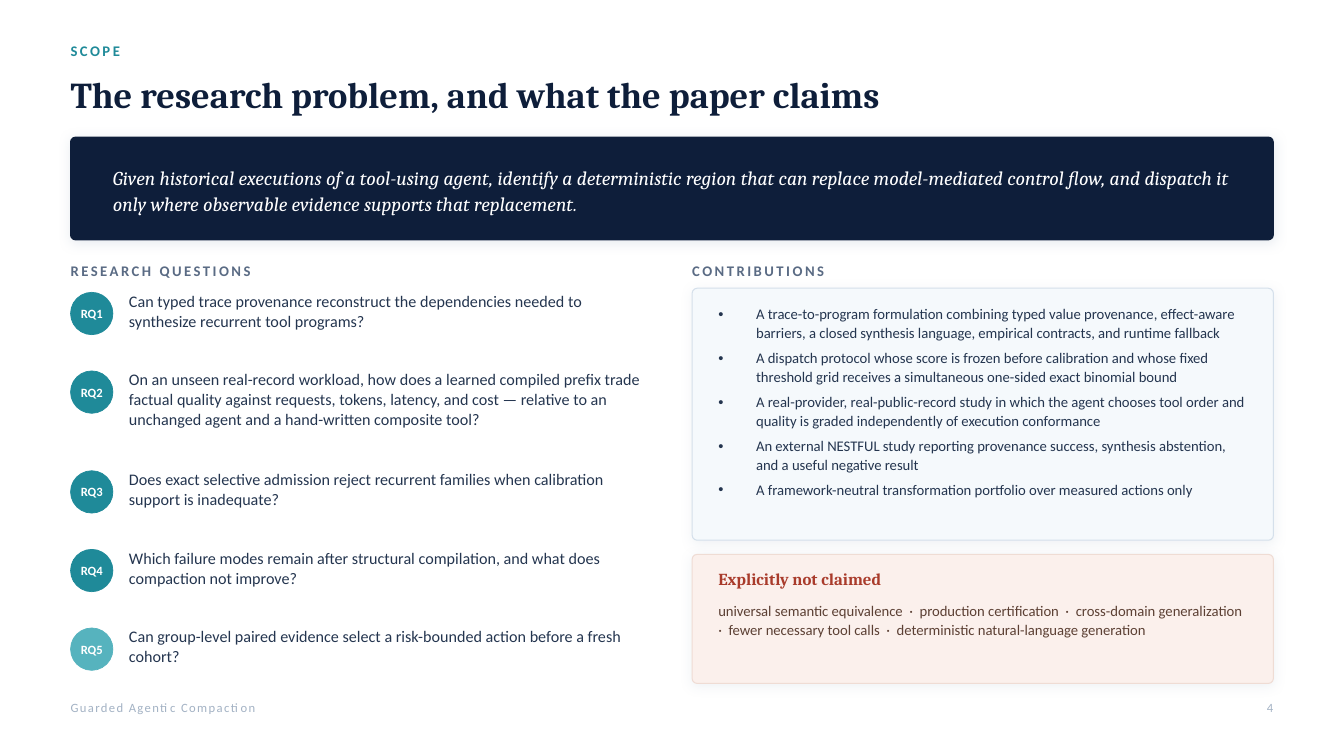
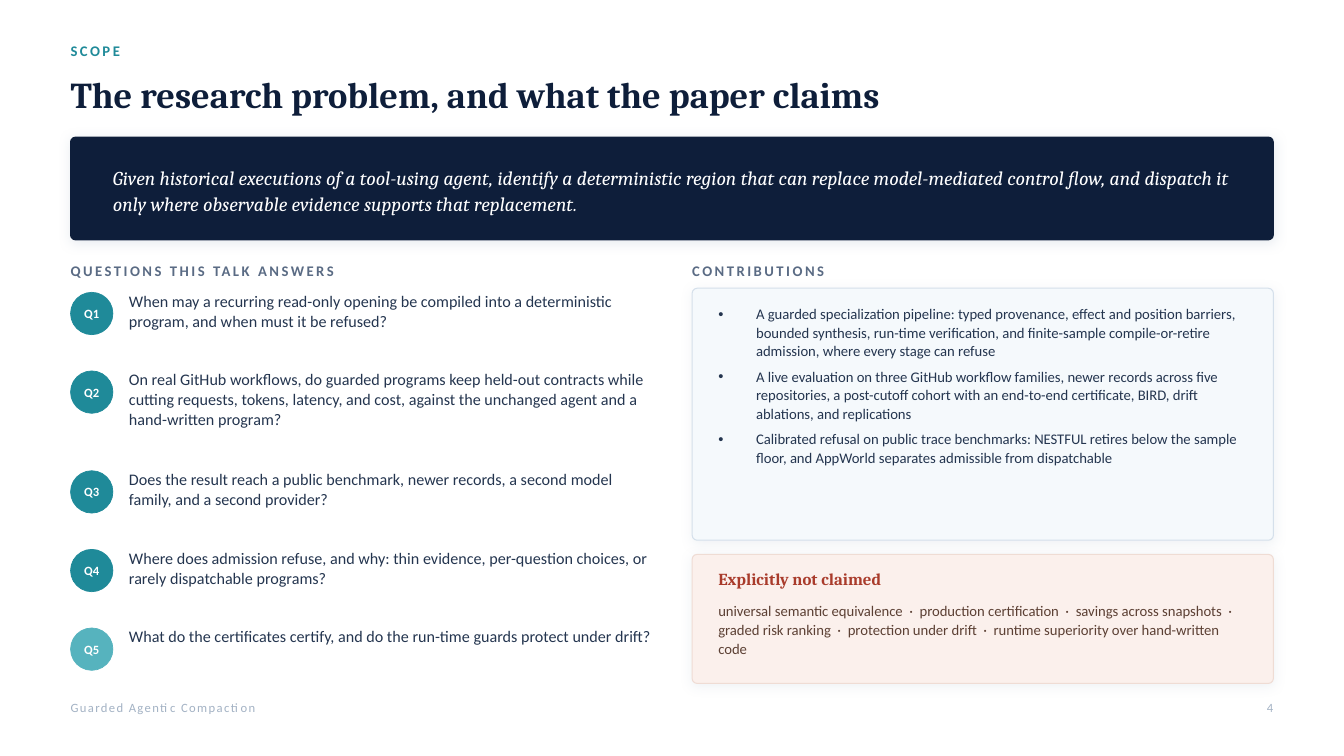
Before and after one commit to rrahimi-uci/guarded-agentic-compaction, a slide deck: slide 4 of paper/slides/GAC-seminar.pptx. Drawn at 1344x756 pixels with LibreOffice and Linux fonts; fonts in the diff are those of the drawing. Boxes give left, top, right and bottom in pixels: in the first picture for what was removed or moved away, otherwise in the second. Text is boxed around its words. In the diff, an @@ line names an element or a change of style, - is before the commit and + after.

```diff
--- a/paper/slides/GAC-seminar.pptx
+++ b/paper/slides/GAC-seminar.pptx
@@ text at box(71, 266, 251, 278): text changed @@
-RESEARCH QUESTIONS
+QUESTIONS THIS TALK ANSWERS
@@ text at box(129, 295, 612, 330): text changed @@
-Can typed trace provenance reconstruct the dependencies needed to synthesize recurrent tool programs?
+When may a recurring read-only opening be compiled into a deterministic program, and when must it be refused?
@@ text at box(84, 309, 99, 320): text changed @@
-RQ1
+Q1
@@ text at box(756, 308, 1237, 466): text changed @@
-• A trace-to-program formulation combining typed value provenance, effect-aware barriers, a closed synthesis language, empirical contracts, and runtime fallback
-• A dispatch protocol whose score is frozen before calibration and whose fixed threshold grid receives a simultaneous one-sided exact binomial bound
-• A real-provider, real-public-record study in which the agent chooses tool order and quality is graded independently of execution conformance
-• An external NESTFUL study reporting provenance success, synthesis abstention, and a useful negative result
-• A framework-neutral transformation portfolio over measured actions only
+• A guarded specialization pipeline: typed provenance, effect and position barriers, bounded synthesis, run-time verification, and finite-sample compile-or-retire admission, where every stage can refuse
+• A live evaluation on three GitHub workflow families, newer records across five repositories, a post-cutoff cohort with an end-to-end certificate, BIRD, drift ablations, and replications
+• Calibrated refusal on public trace benchmarks: NESTFUL retires below the sample floor, and AppWorld separates admissible from dispatchable
@@ text at box(84, 388, 99, 399): text changed @@
-RQ2
+Q2
@@ text at box(129, 373, 643, 428): text changed @@
-On an unseen real-record workload, how does a learned compiled prefix trade factual quality against requests, tokens, latency, and cost — relative to an unchanged agent and a hand-written composite tool?
+On real GitHub workflows, do guarded programs keep held-out contracts while cutting requests, tokens, latency, and cost, against the unchanged agent and a hand-written program?
@@ text at box(129, 473, 613, 508): text changed @@
-Does exact selective admission reject recurrent families when calibration support is inadequate?
+Does the result reach a public benchmark, newer records, a second model family, and a second provider?
@@ text at box(84, 487, 99, 498): text changed @@
-RQ3
+Q3
@@ text at box(84, 566, 99, 577): text changed @@
-RQ4
+Q4
@@ text at box(129, 552, 647, 587): text changed @@
-Which failure modes remain after structural compilation, and what does compaction not improve?
+Where does admission refuse, and why: thin evidence, per-question choices, or rarely dispatchable programs?
@@ text at box(718, 606, 1222, 654): text changed @@
-universal semantic equivalence · production certification · cross-domain generalization · fewer necessary tool calls · deterministic natural-language generation
+universal semantic equivalence · production certification · savings across snapshots · graded risk ranking · protection under drift · runtime superiority over hand-written code
@@ text at box(84, 646, 99, 656): text changed @@
-RQ5
+Q5
@@ text at box(129, 630, 650, 645): text changed @@
-Can group-level paired evidence select a risk-bounded action before a fresh cohort?
+What do the certificates certify, and do the run-time guards protect under drift?
```
Also in this commit, not shown: 20 other slides changed, 2 slides added, 1 slide removed, 15 other files.
